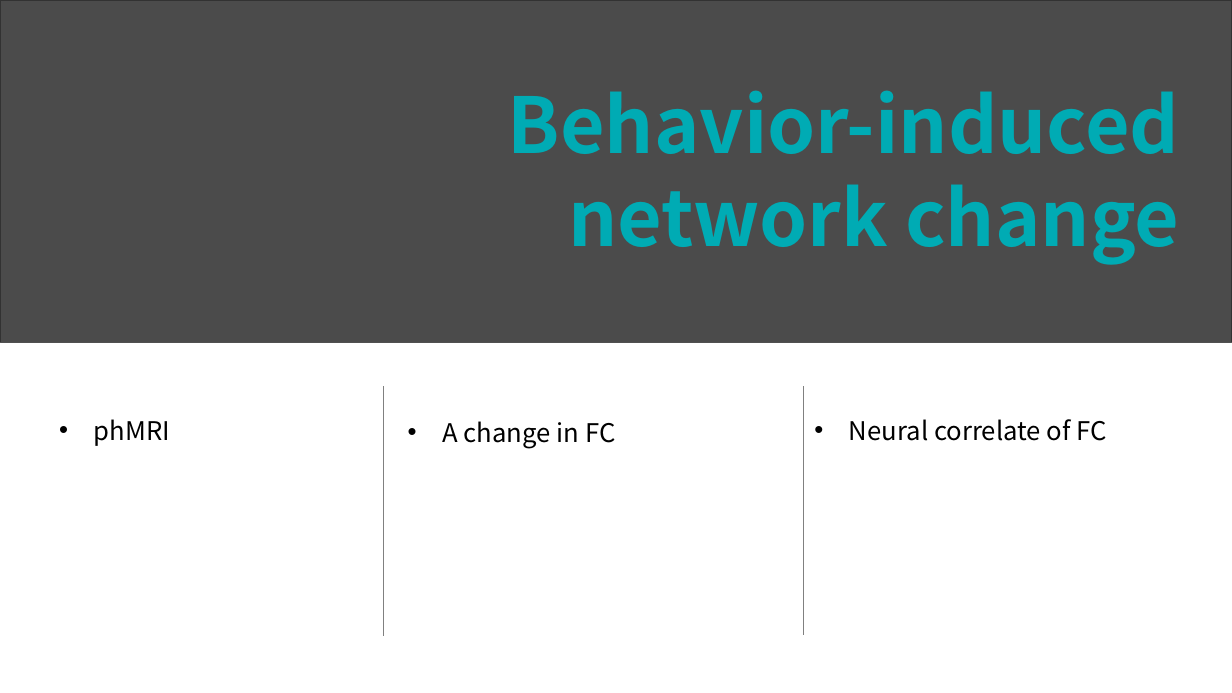
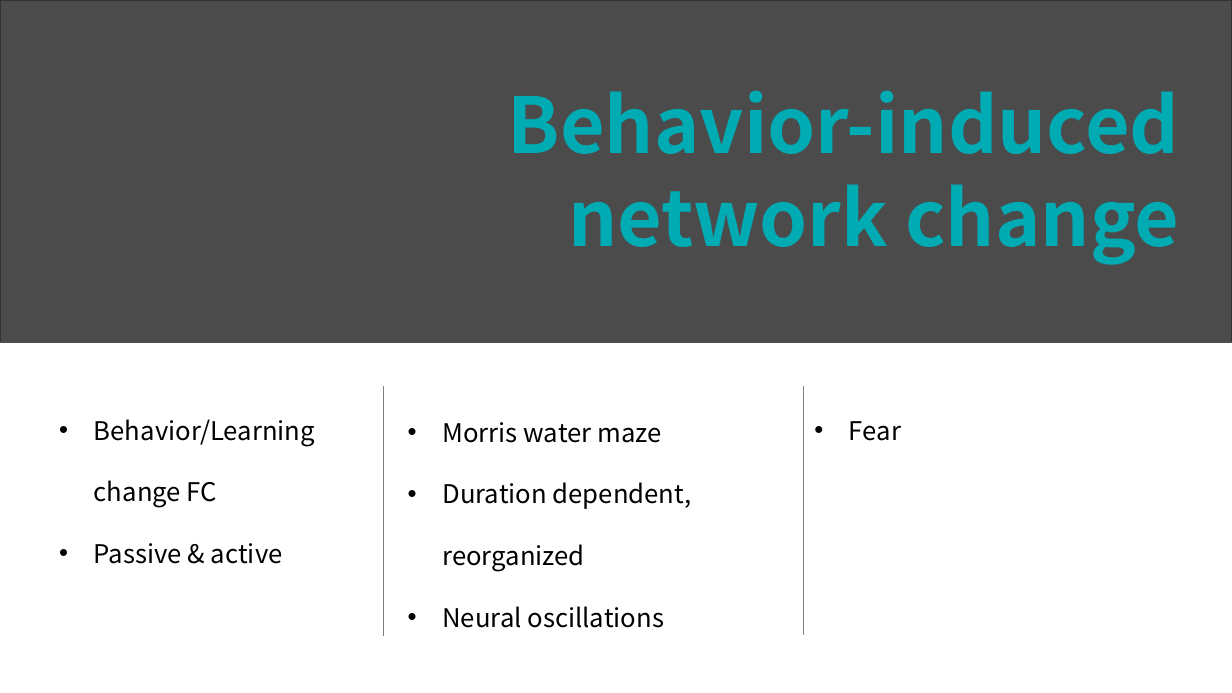
Before and after one commit to lsyoath/sheepy, a slide deck: slide 14 of Papers/啮齿类功能网络及扰动.pptx. Drawn at 1232x693 pixels with LibreOffice and Linux fonts; fonts in the diff are those of the drawing; grey boxes stand for pictures. Boxes give left, top, right and bottom in pixels: in the first picture for what was removed or moved away, otherwise in the second. Text is boxed around its words. In the diff, an @@ line names an element or a change of style, - is before the commit and + after.

Commit message:
0528

```diff
--- a/Papers/啮齿类功能网络及扰动.pptx
+++ b/Papers/啮齿类功能网络及扰动.pptx
@@ text at (94, 419, 315, 564): text changed @@
-  • phMRI
+  • Behavior/Learning change FC
+  • Passive & active
@@ text at (442, 422, 692, 628): text changed @@
-• A change in FC
+• Morris water maze
+• Duration dependent, reorganized
+• Neural oscillations
@@ text at (849, 421, 901, 441): text changed @@
-• Neural correlate of FC
+• Fear
```
Also in this commit, not shown: 2 other slides changed, 6 slides added, 5 slides removed.
